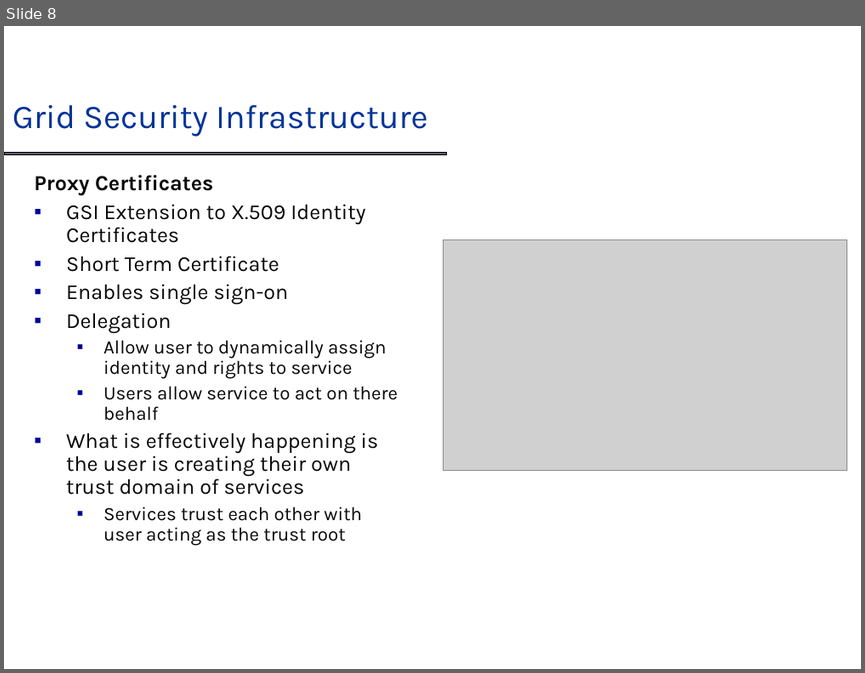
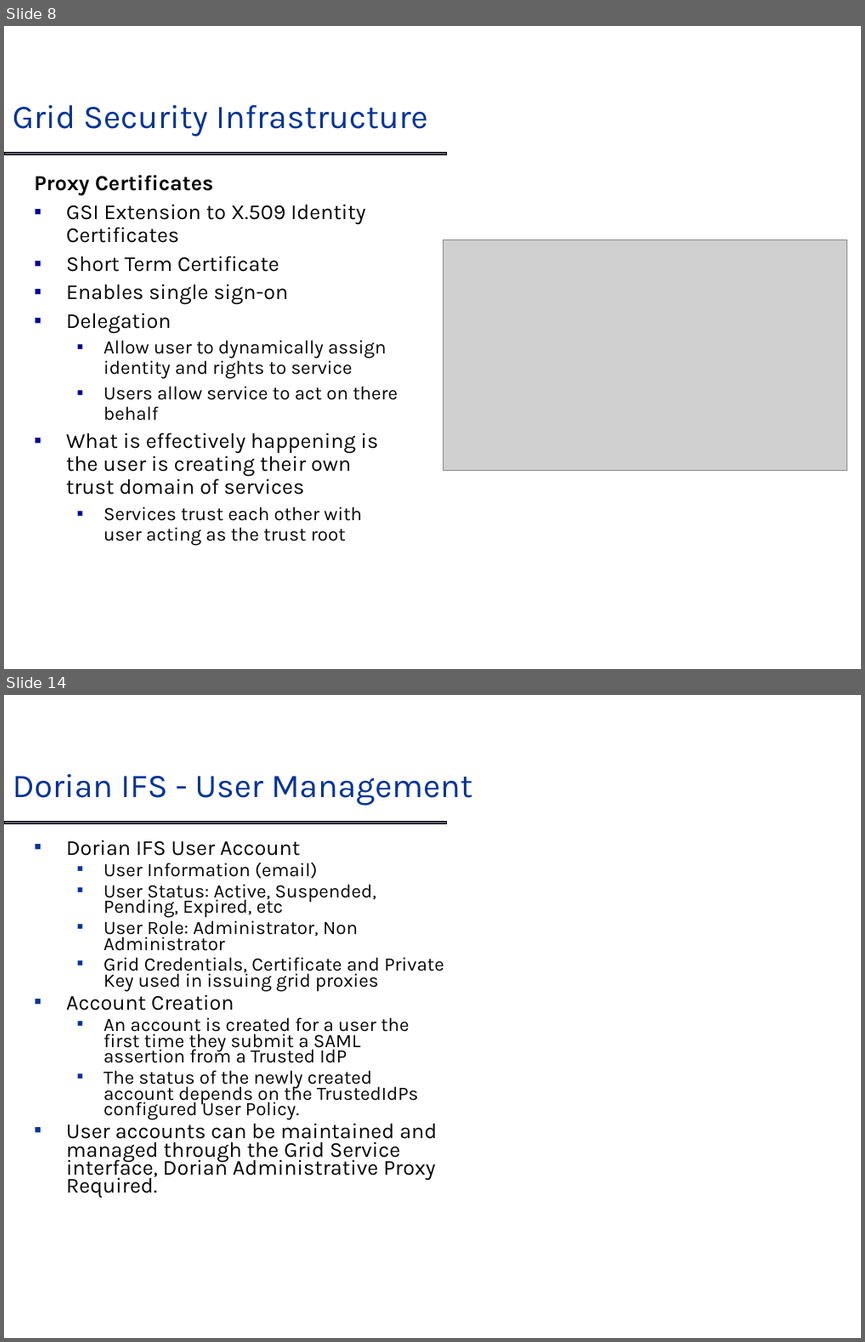
Before and after one commit to NCIP/cagrid-portal, a slide deck: cagrid-1-0/Documentation/presentations/dorian/Dorian_DIALOGUE2.ppt. Shown one above the other, each under a label of ours: slide 8 before the commit, slides 8 and 14 after it; the slides between them are not shown. The pictures are 865x673 and 865x1342 pixels, drawn with LibreOffice and Linux fonts; fonts in the diff are those of the drawing; grey boxes stand for pictures; background and template pictures are left out. Boxes give left, top, right and bottom in pixels: in the first picture for what was removed or moved away, otherwise in the second. Text is boxed around its words. In the diff, an @@ line names an element or a change of style, - is before the commit and + after.

```diff
--- a/cagrid-1-0/Documentation/presentations/dorian/Dorian_DIALOGUE2.ppt
+++ b/cagrid-1-0/Documentation/presentations/dorian/Dorian_DIALOGUE2.ppt
@@ slide 14 added at <box>4,695,861,1338</box>, background #FFFFFF; not listed: 1 template element that a slide beside it also shows @@
@@ title added at <box>12,774,472,805</box>, 28 pt, text #003399 @@
+Dorian IFS - User Management
@@ text added at <box>66,839,443,1197</box>, 16 pt, text #070709 @@
+▪ Dorian IFS User Account
+  ▪ User Information (email)
+  ▪ User Status: Active, Suspended, Pending, Expired, etc
+  ▪ User Role: Administrator, Non Administrator
+  ▪ Grid Credentials, Certificate and Private Key used in issuing grid proxies
+▪ Account Creation
+  ▪ An account is created for a user the first time they submit a SAML assertion from a Trusted IdP
+  ▪ The status of the newly created account depends on the TrustedIdPs configured User Policy.
+▪ User accounts can be maintained and managed through the Grid Service interface, Dorian Administrative Proxy Required.
```
Also in this commit, not shown: 1 slide changed, 4 other slides added.
